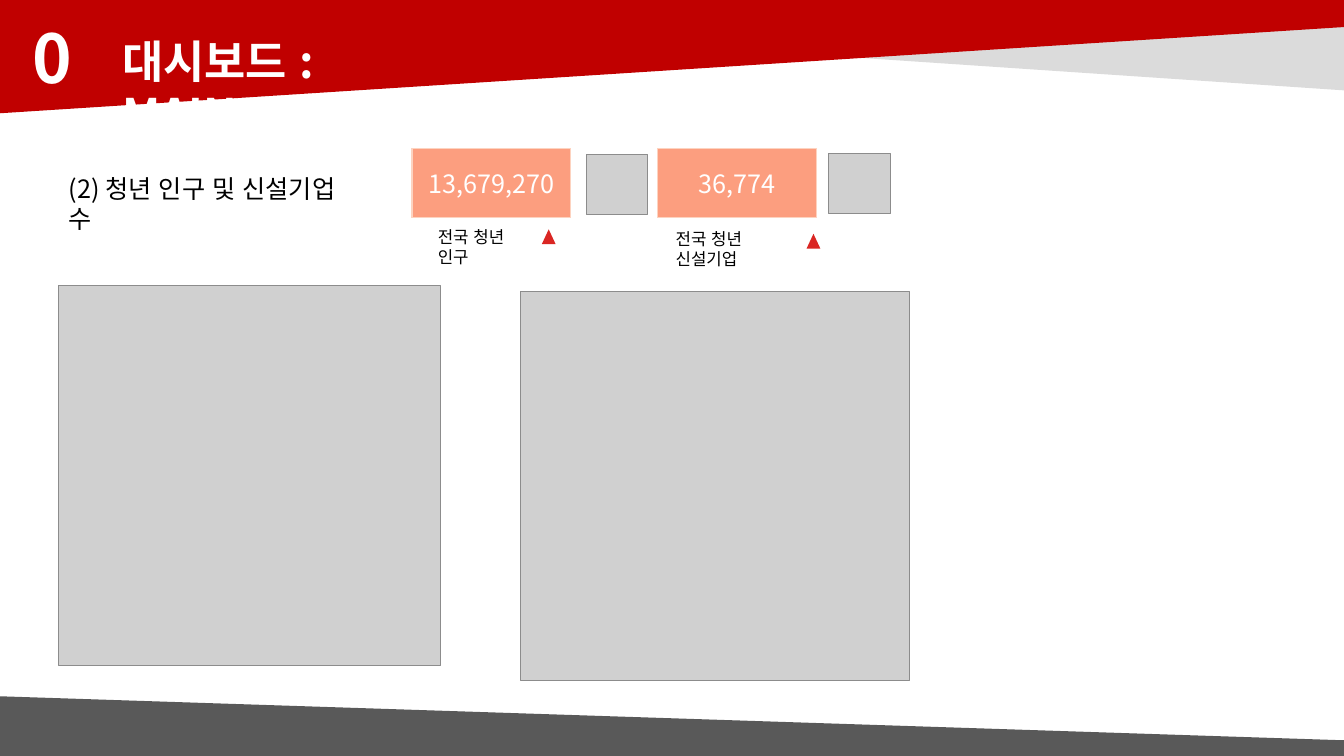
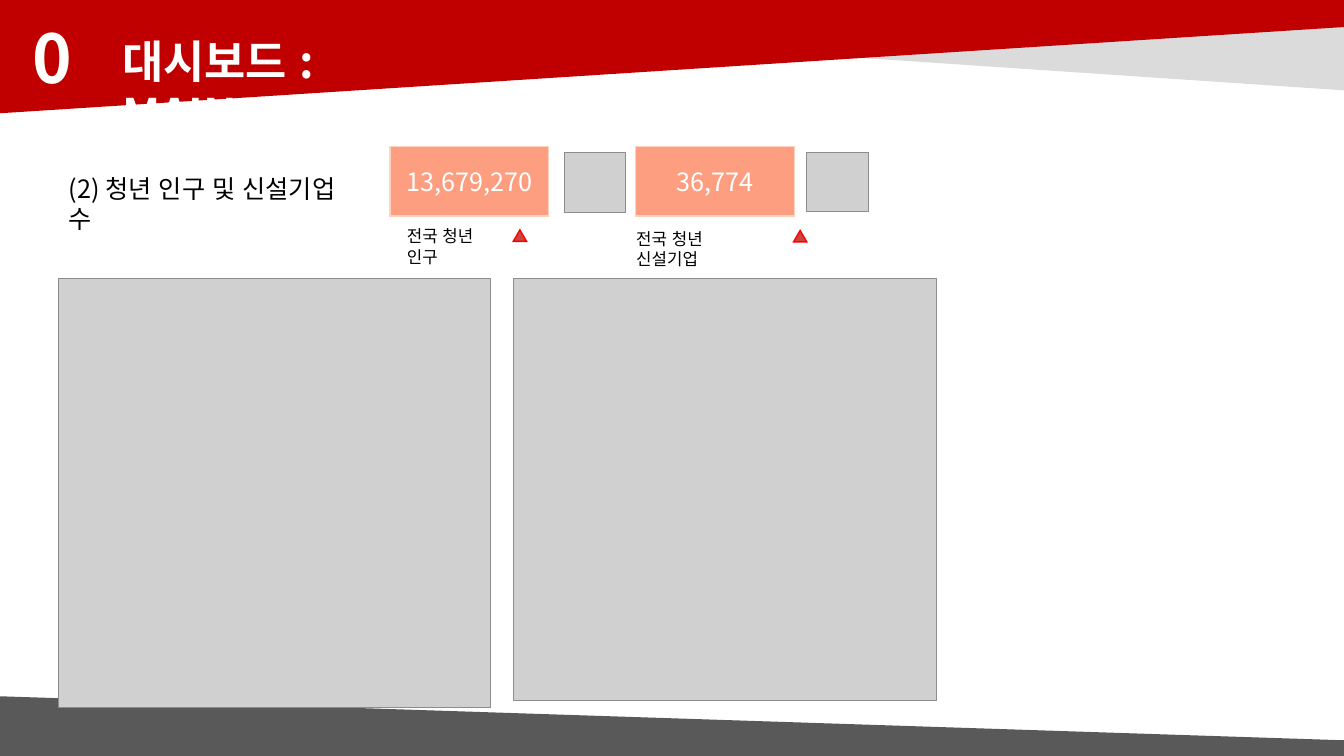
Before and after one commit to hj-10/-, a slide deck: slide 15 of 빅데이터분석_디엠_발표자료.pptx. Drawn at 1344x756 pixels with LibreOffice and Linux fonts; fonts in the diff are those of the drawing; grey boxes stand for pictures. Boxes give left, top, right and bottom in pixels: in the first picture for what was removed or moved away, otherwise in the second. Text is boxed around its words. In the diff, an @@ line names an element or a change of style, - is before the commit and + after.

```diff
--- a/빅데이터분석_디엠_발표자료.pptx
+++ b/빅데이터분석_디엠_발표자료.pptx
@@ 2 pictures, 2 rectangles: place and size @@
-2 pictures, 2 rectangles at <box>412,148,890,218</box>
+2 pictures, 2 rectangles at <box>390,147,868,217</box>
@@ text "전국 청년 인구": place and size @@
-text "전국 청년 인구" at <box>438,229,504,265</box>
+text "전국 청년 인구" at <box>407,228,473,265</box>
@@ triangle at <box>513,230,526,241</box>: fill #DA2623 to #CB453E; outline none to #FF0000 1 pt @@
@@ triangle: place and size @@
-triangle at <box>542,230,557,245</box>
+triangle at <box>513,230,526,241</box>
@@ text "전국 청년 신설기업": place and size @@
-text "전국 청년 신설기업" at <box>676,231,742,267</box>
+text "전국 청년 신설기업" at <box>636,231,703,267</box>
@@ triangle: place and size @@
-triangle at <box>807,234,821,249</box>
+triangle at <box>793,231,807,242</box>
@@ triangle at <box>793,231,807,242</box>: fill #DA2623 to #CB453E; outline none to #FF0000 1 pt @@
@@ picture: place and size @@
-picture at <box>58,286,441,666</box>
+picture at <box>58,278,490,708</box>
@@ picture: place and size @@
-picture at <box>521,291,910,681</box>
+picture at <box>513,278,936,701</box>
```
Also in this commit, not shown: 4 other slides changed, 1 slide added.
